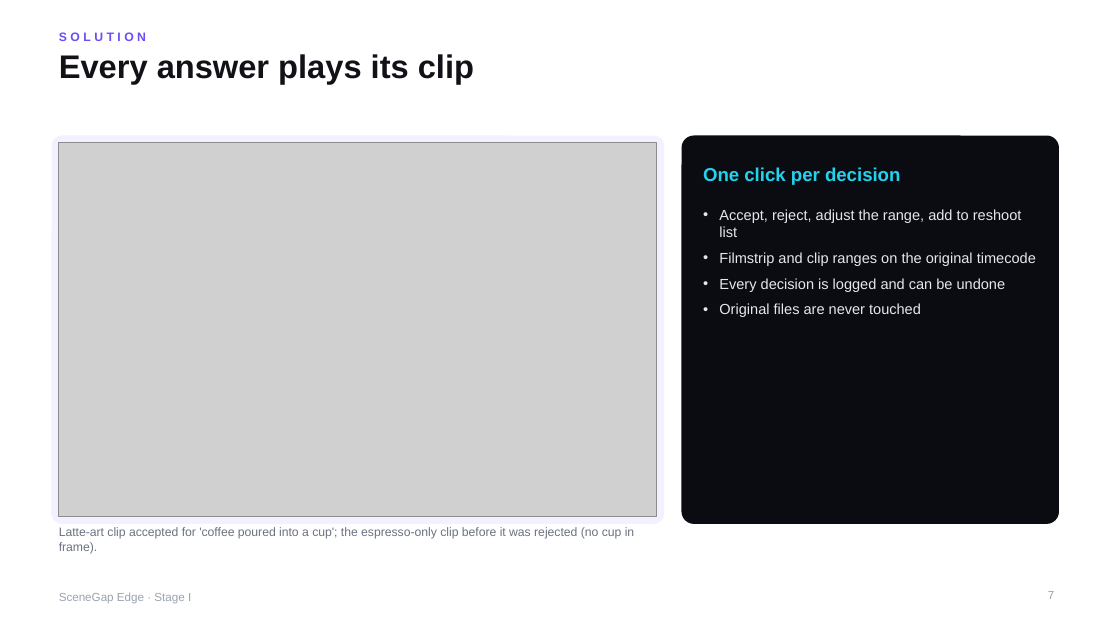
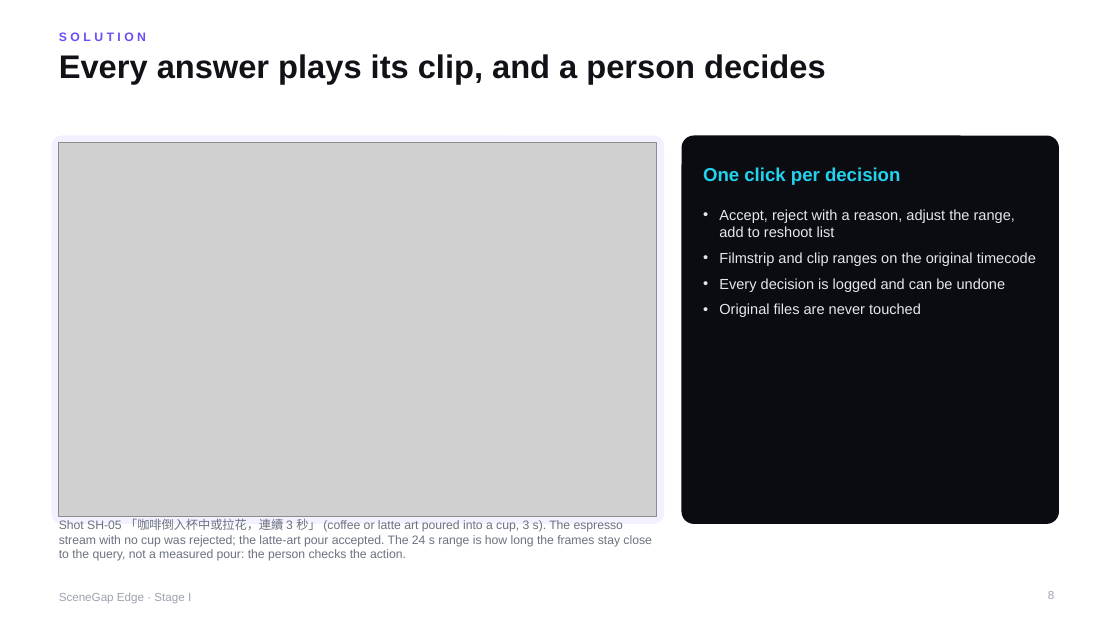
Before and after one commit to yu9bryan/scenegap-edge, a slide deck: slide 8 of docs/deck/SceneGapEdge_StageI_Proposal.pptx (slide 7 before the commit). Drawn at 1120x630 pixels with LibreOffice and Linux fonts; fonts in the diff are those of the drawing; grey boxes stand for pictures. Boxes give left, top, right and bottom in pixels: in the first picture for what was removed or moved away, otherwise in the second. Text is boxed around its words. In the diff, an @@ line names an element or a change of style, - is before the commit and + after.

```diff
--- a/docs/deck/SceneGapEdge_StageI_Proposal.pptx
+++ b/docs/deck/SceneGapEdge_StageI_Proposal.pptx
@@ title at box(59, 54, 826, 84): text changed @@
-Every answer plays its clip
+Every answer plays its clip, and a person decides
@@ text at box(719, 209, 1015, 237): text changed @@
-• Accept, reject, adjust the range, add to reshoot list
+• Accept, reject with a reason, adjust the range, add to reshoot list
@@ text at box(59, 516, 651, 561): text changed @@
-Latte-art clip accepted for 'coffee poured into a cup'; the espresso-only clip before it was rejected (no cup in frame).
+Shot SH-05 「咖啡倒入杯中或拉花，連續 3 秒」 (coffee or latte art poured into a cup, 3 s). The espresso stream with no cup was rejected; the latte-art pour accepted. The 24 s range is how long the frames stay close to the query, not a measured pour: the person checks the action.
@@ page number at box(1048, 591, 1054, 599): text changed @@
-7
+8
```
Also in this commit, not shown: 21 other slides changed, 4 slides added, 2 slides removed, 16 other files.
